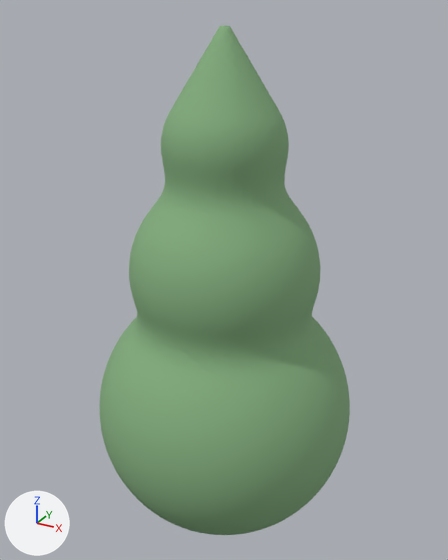
Before and after pictures for a commit that changed the glTF model apps/quest-universal-qr-scanner/android-mr/app/src/main/assets/models/pine3.glb.
Rendered twice from a 50 mm lens placed at (1.22, -2.23, 2.27), pointed at (-0.02, 0.03, 1.14). Lighting does not change. The marker at lower left points along +X, +Y and +Z. The older version comes first.

In view in the first picture: 'pine3'.
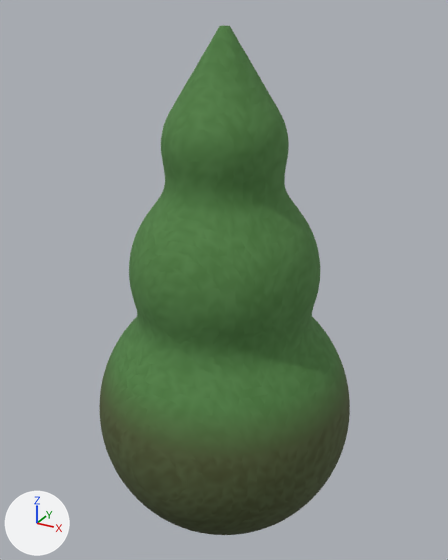
Boxes [x1, y1, x2, y2] around the edits, measured in the pictures (448 x 560 px):
'pine3', recoloured (darker): [99, 26, 350, 535] in both

The change, as a list of edits to the scene's bpy script:
```text
Change mat_pine3_mat:
    where n0 = _N.new('ShaderNodeBsdfPrincipled'); n0.name = 'Principled BSDF'
    remove n0.inputs[0].default_value = (0.227, 0.42, 0.208, 1.0)  # 'Base Color', green #83ad7e
    n0.inputs[2].default_value: 0.85 -> 0.9  # 'Roughness'
    add n2 = _N.new('ShaderNodeMix'); n2.name = 'Mix'
    add n2.data_type = 'RGBA'
    add n2.blend_type = 'MULTIPLY'
    add n2.inputs[0].default_value = 1.0  # 'Factor'
    add n2.inputs[7].default_value = (0.227, 0.42, 0.208, 1.0)  # 'B', green #83ad7e
    add n3 = _N.new('ShaderNodeVertexColor'); n3.name = 'Color Attribute'
    add _L.new(n2.outputs[2], n0.inputs[0])  # 'Result' to 'Base Color'
    add _L.new(n3.outputs[0], n2.inputs[6])  # 'Color' to 'A'
Change me_pine3:
    where me_pine3.from_pydata(...)  # 12520 vertices, 25036 faces; spans x -0.6..0.6, y -0.6..0.6, z -0.1..2.21
    used by ob_pine3; location = (0.0, 0.0, 0.0)
    me_pine3 part 1: vertex colours changed
```
